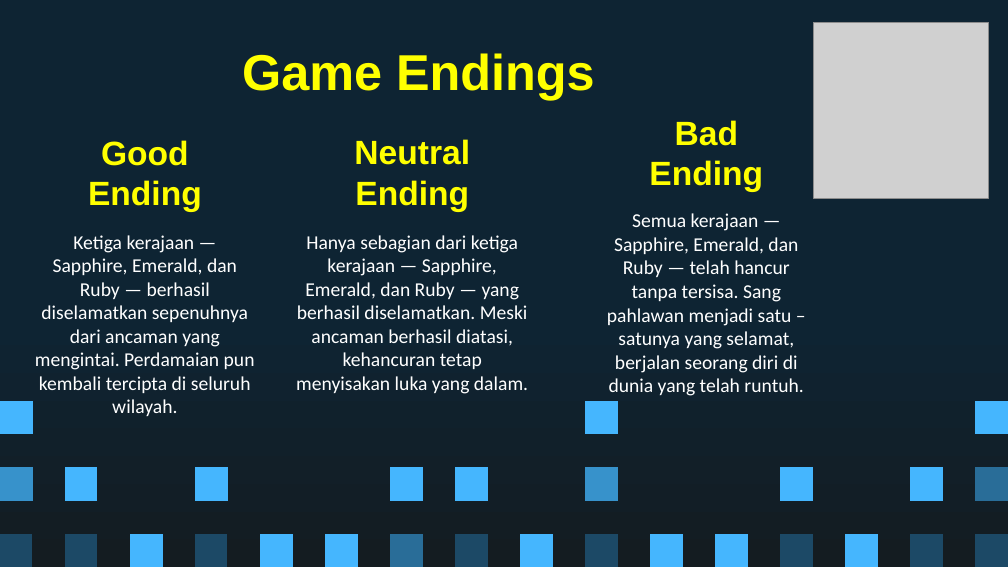
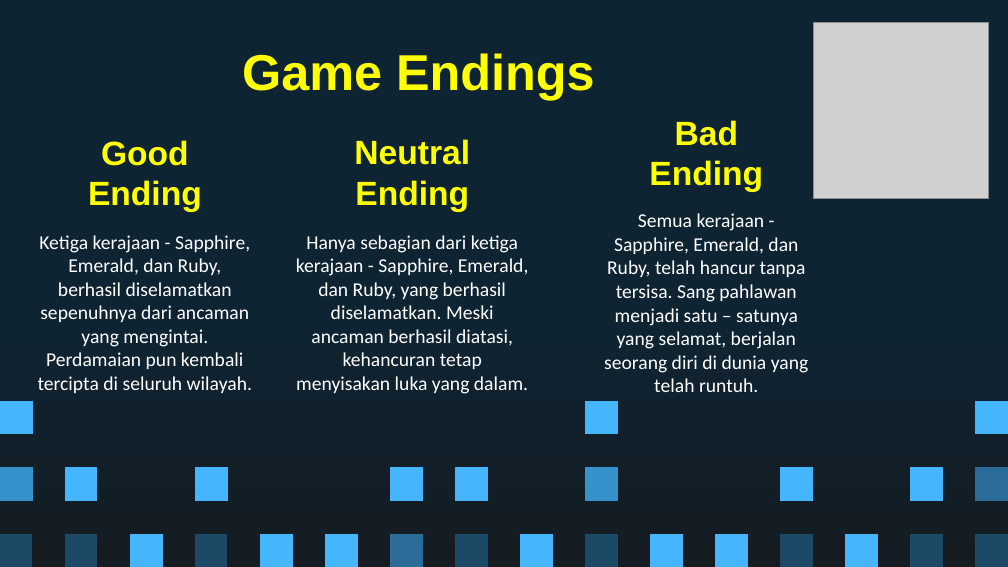
Before and after one commit to Ricardhad/gameProgProject, a slide deck: slide 27 of Super Pixel Vintage Gaming by Slidesgo.pptx. Drawn at 1008x567 pixels with LibreOffice and Linux fonts; fonts in the diff are those of the drawing; grey boxes stand for pictures. Boxes give left, top, right and bottom in pixels: in the first picture for what was removed or moved away, otherwise in the second. Text is boxed around its words. In the diff, an @@ line names an element or a change of style, - is before the commit and + after.

```diff
--- a/Super Pixel Vintage Gaming by Slidesgo.pptx
+++ b/Super Pixel Vintage Gaming by Slidesgo.pptx
@@ text at (38, 235, 252, 393): text changed @@
-Ketiga kerajaan — Sapphire, Emerald, dan Ruby — berhasil diselamatkan sepenuhnya dari ancaman yang mengintai. Perdamaian pun kembali tercipta di seluruh wilayah.
+Ketiga kerajaan - Sapphire, Emerald, dan Ruby, berhasil diselamatkan sepenuhnya dari ancaman yang mengintai. Perdamaian pun kembali tercipta di seluruh wilayah.
@@ text at (296, 235, 529, 394): text changed @@
-Hanya sebagian dari ketiga kerajaan — Sapphire, Emerald, dan Ruby — yang berhasil diselamatkan. Meski ancaman berhasil diatasi, kehancuran tetap menyisakan luka yang dalam.
+Hanya sebagian dari ketiga kerajaan - Sapphire, Emerald, dan Ruby, yang berhasil diselamatkan. Meski ancaman berhasil diatasi, kehancuran tetap menyisakan luka yang dalam.
@@ text at (604, 213, 809, 392): text changed @@
-Semua kerajaan — Sapphire, Emerald, dan Ruby — telah hancur tanpa tersisa. Sang pahlawan menjadi satu – satunya yang selamat, berjalan seorang diri di dunia yang telah runtuh.
+Semua kerajaan - Sapphire, Emerald, dan Ruby, telah hancur tanpa tersisa. Sang pahlawan menjadi satu – satunya yang selamat, berjalan seorang diri di dunia yang telah runtuh.
```
Also in this commit, not shown: 3 other slides changed, 1 other file.
